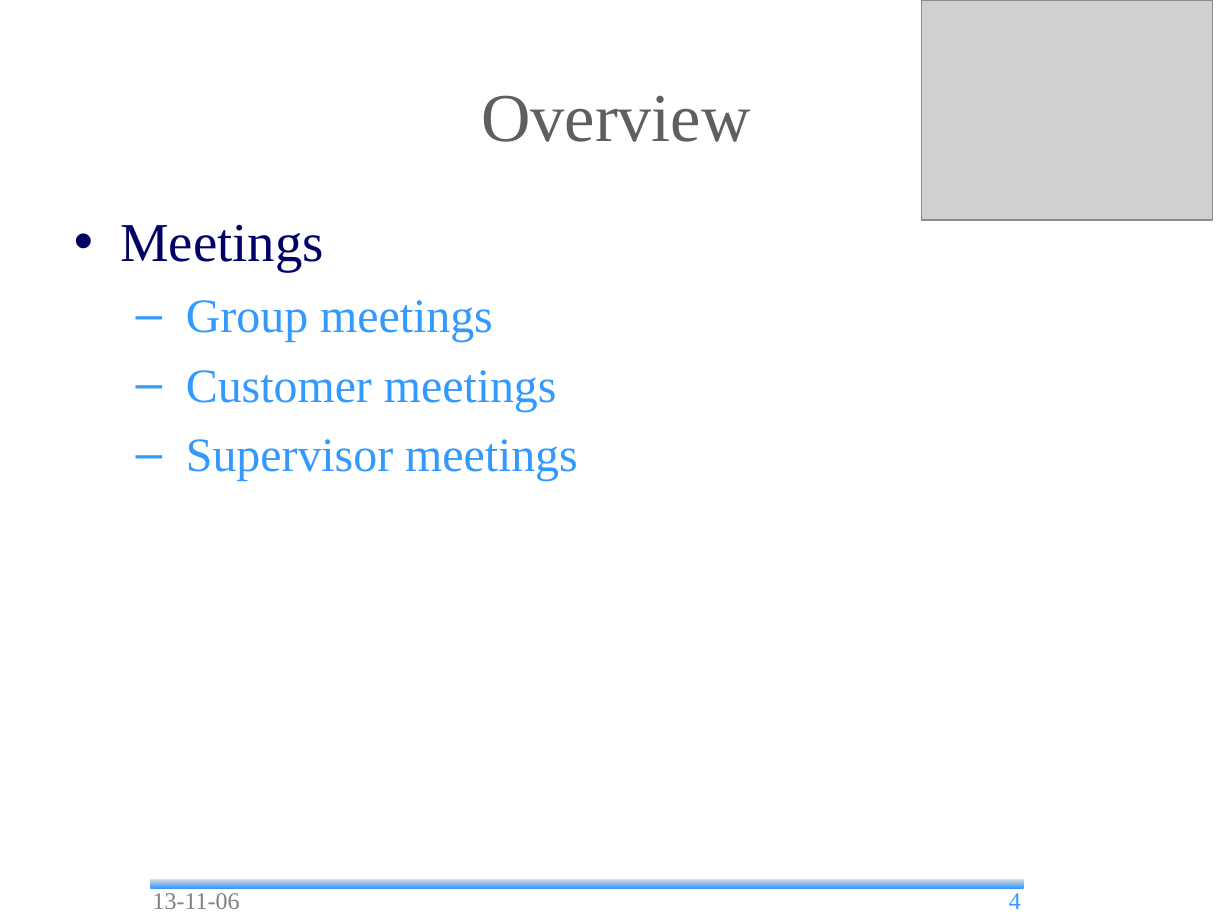
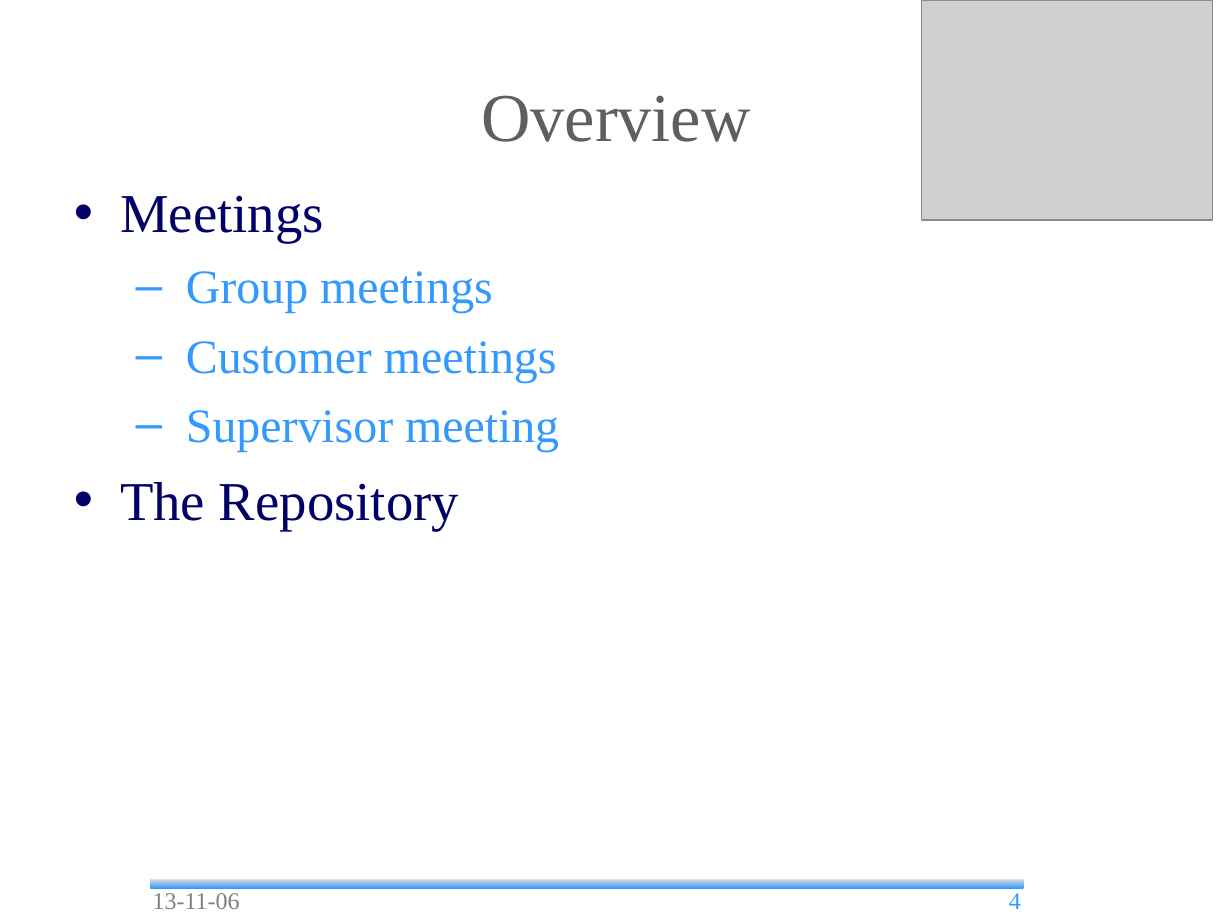
Before and after one commit to andrea-bottoli/DSD, a slide deck: slide 4 of Documentation/Presentation/13_45/Status_Report.odp. Drawn at 1232x924 pixels with LibreOffice and Linux fonts; fonts in the diff are those of the drawing; grey boxes stand for pictures; background and template pictures are left out. Boxes give left, top, right and bottom in pixels: in the first picture for what was removed or moved away, otherwise in the second. Text is boxed around its words. In the diff, an @@ line names an element or a change of style, - is before the commit and + after.

```diff
--- a/Documentation/Presentation/13_45/Status_Report.odp
+++ b/Documentation/Presentation/13_45/Status_Report.odp
@@ text "Meetings": place and size @@
-text "Meetings" at bbox=[120, 224, 578, 481]
+text "Meetings" at bbox=[120, 195, 559, 531]
@@ text at bbox=[120, 410, 559, 531]: text changed @@
-  – Supervisor meetings
+  – Supervisor meeting
+• The Repository
```
Also in this commit, not shown: 20 other slides changed, 2 slides added, 1 other file.
